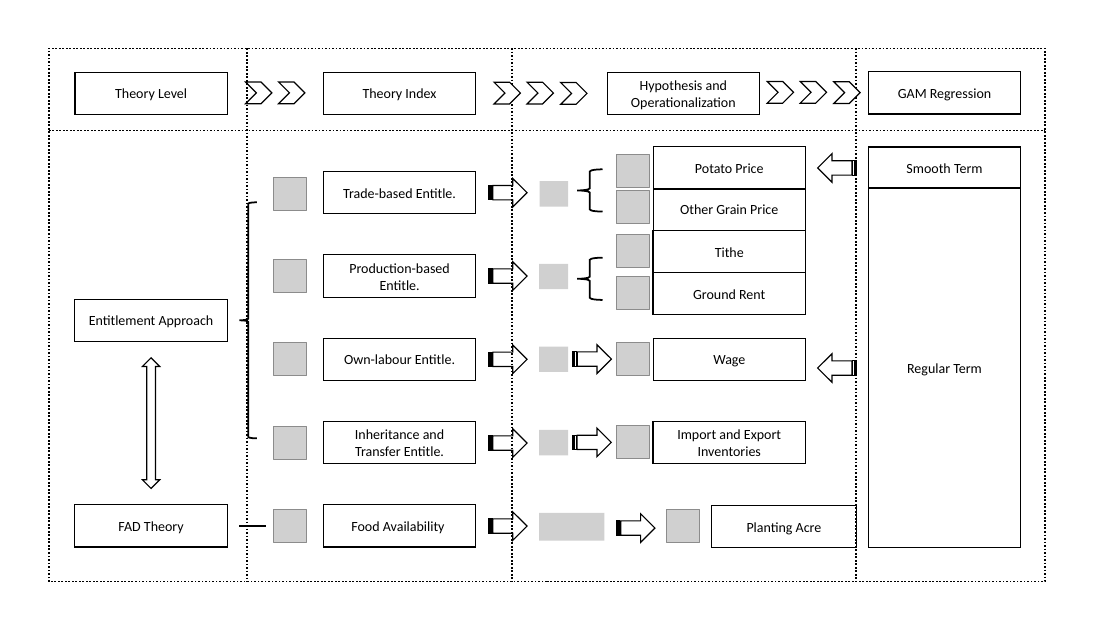
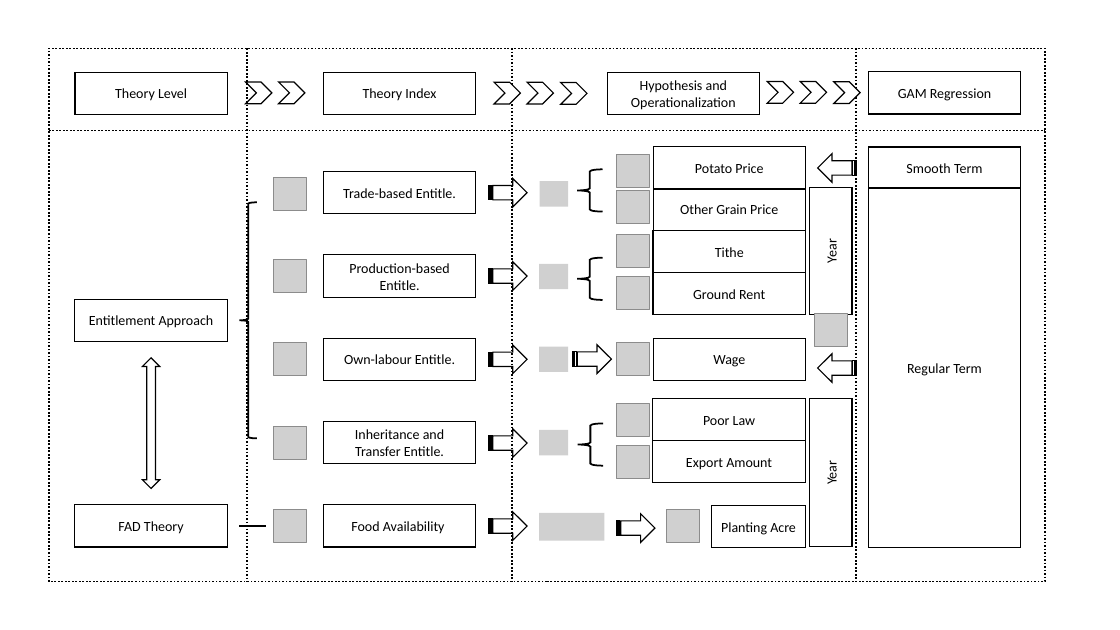
Before and after one commit to chxiii/Dissertation_Summer2024, a slide deck: slide 1 of 03_outputs/Framework.pptx. Drawn at 1120x630 pixels with LibreOffice and Linux fonts; fonts in the diff are those of the drawing; grey boxes stand for pictures. Boxes give left, top, right and bottom in pixels: in the first picture for what was removed or moved away, otherwise in the second. Text is boxed around its words. In the diff, an @@ line names an element or a change of style, - is before the commit and + after.

```diff
--- a/03_outputs/Framework.pptx
+++ b/03_outputs/Framework.pptx
@@ rectangle added at [810, 187, 852, 315], fill #FFFFFF, outline #000000 1 pt, 12 pt, text #000000 @@
+Year
@@ picture added at [815, 313, 848, 346] @@
@@ picture added at [617, 403, 649, 436] @@
@@ rectangle added at [653, 399, 806, 441], fill #FFFFFF, outline #000000 1 pt, 12 pt, text #000000 @@
+Poor Law
@@ rectangle added at [810, 399, 852, 547], fill #FFFFFF, outline #000000 1 pt, 12 pt, text #000000 @@
+Year
@@ striped right arrow removed at [573, 429, 612, 457] @@
@@ left brace added at [578, 423, 603, 465], outline #000000 1.5 pt @@
@@ picture removed at [617, 426, 649, 459] @@
@@ picture added at [617, 445, 649, 478] @@
@@ rectangle "Export Amount": place and size @@
-rectangle "Export Amount" at [653, 422, 806, 464]
+rectangle "Export Amount" at [653, 441, 806, 483]
@@ text in rectangle at [686, 458, 772, 470]: text changed @@
-Import and Export Inventories
+Export Amount
@@ rectangle "Planting Acre": place and size @@
-rectangle "Planting Acre" at [712, 506, 856, 548]
+rectangle "Planting Acre" at [712, 506, 805, 548]
```
Also in this commit, not shown: 23 other files.
